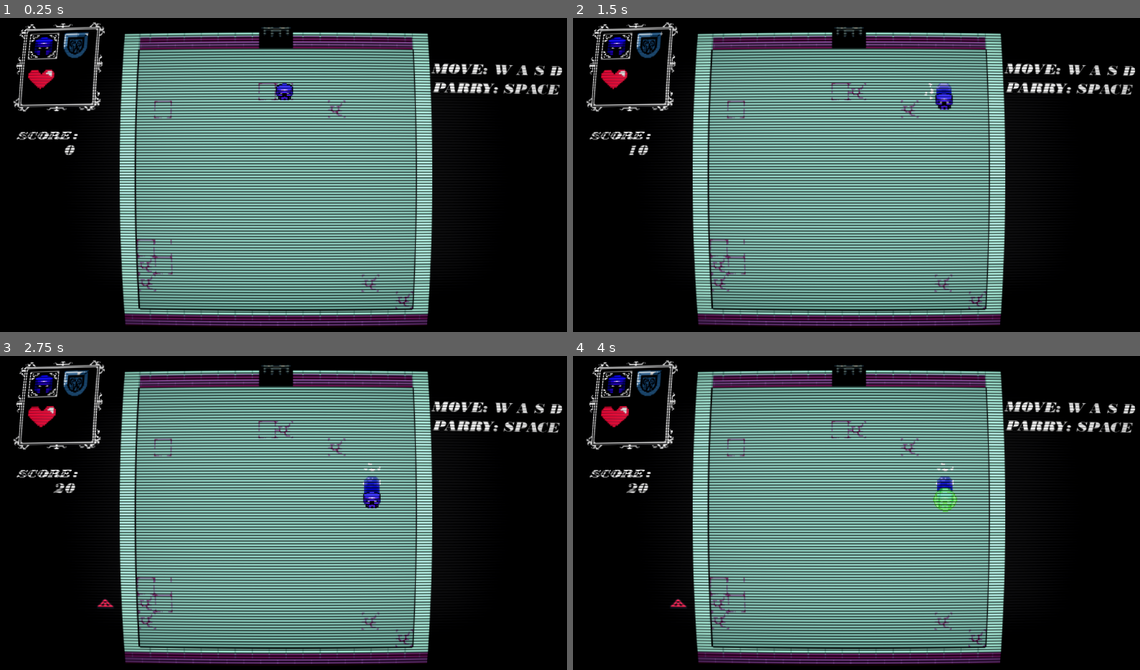
Above: before the commit, frames 1-4 (two rows, left to right).
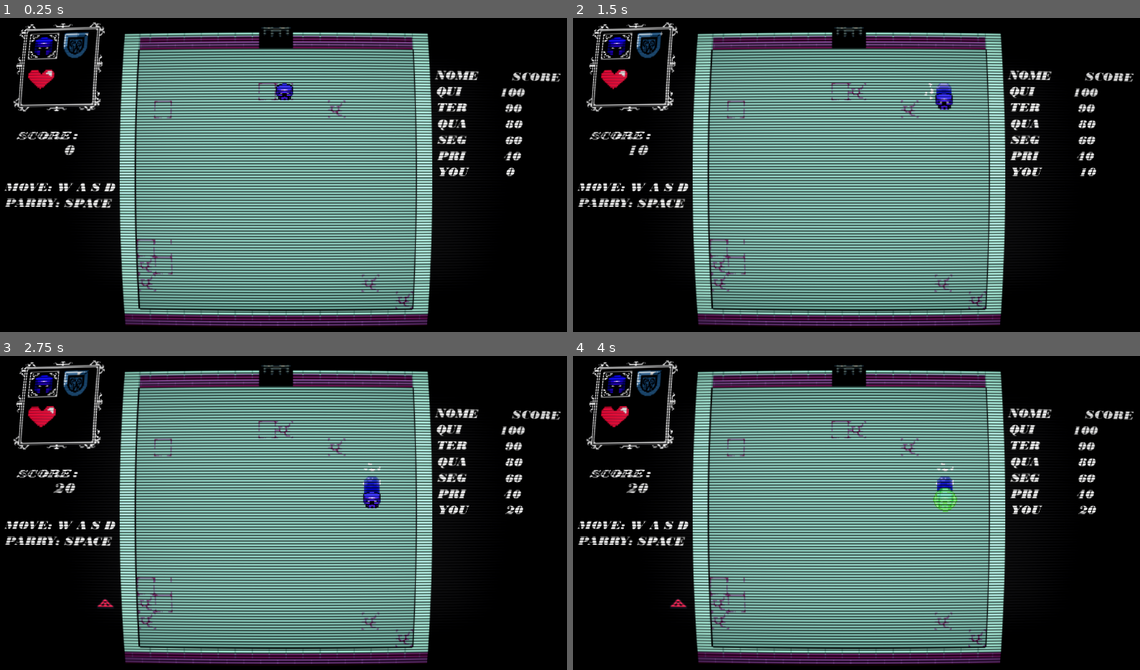
Above: after the commit, the same moments.

Repository: rddtz/gamejamplus
Game: Godot game, scene res://scenes/main.tscn
Same seed, same stepped clock (60 frames per second), same inputs: the game is played once before the commit and once after it. This scene is started directly instead of the project's main scene.
Inputs:
- Up to frame 1 (0.25 s): no input
- Up to frame 2 (1.5 s): tap Enter (enviar) at 0.5, 0.6 s; hold Right (RIGHT) 0.53-1.28 s; hold S (DOWN) from 1.28 s (still down); tap Space (parry_block) at 1.35 s
- Up to frame 3 (2.75 s): release S (DOWN) at 2.03 s; hold Right (RIGHT) from 2.03 s (still down); hold J from 2.03 s (still down)
- Up to frame 4 (4 s): tap Space (parry_block) at 2.75 s; release Right (RIGHT) at 2.78 s; release J at 2.78 s; hold W (UP) 2.78-3.53 s; tap Enter (enviar) at 2.85, 3.5 s; hold A (LEFT) from 3.53 s (still down); hold Space (parry_block) from 3.53 s (still down)

The runs differ from the first frame. In frame 1, 2.7% of the frame differs, in the area x 0-100%, y 14-61%; in frame 2, 2.7%; in frame 3, 2.8%; in frame 4, 2.8%.

Commit message:
bgl mei bugado na hud ainda

Diff:
--- a/plus/leaderboard.csv
+++ b/plus/leaderboard.csv
@@ -16,3 +16,5 @@
 cjf,0
 Ray,1170
 RAY,2230
+KKL,110
+alk,90
--- a/plus/scenes/hud.tscn
+++ b/plus/scenes/hud.tscn
@@ -228,22 +228,37 @@
 theme_override_styles/normal = SubResource("StyleBoxEmpty_sh607")
 horizontal_alignment = 2
 
-[node name="Label" type="Label" parent="."]
+[node name="Controls" type="Label" parent="."]
 anchors_preset = -1
 anchor_left = 0.038
 anchor_top = 0.021
 anchor_right = 0.038
 anchor_bottom = 0.021
-offset_left = 832.224
-offset_top = 73.392
-offset_right = 1098.22
-offset_bottom = 148.392
+offset_left = -32.776
+offset_top = 319.392
+offset_right = 191.224
+offset_bottom = 394.392
 theme_override_colors/font_color = Color(1, 1, 1, 1)
 theme_override_constants/outline_size = 5
 theme_override_fonts/font = ExtResource("2_6610f")
-theme_override_font_sizes/font_size = 30
+theme_override_font_sizes/font_size = 25
 text = "MOVE: W A S D
 PARRY: SPACE"
+
+[node name="Leaders" type="Label" parent="."]
+anchors_preset = -1
+anchor_left = 0.038
+anchor_top = 0.021
+anchor_right = 0.038
+anchor_bottom = 0.021
+offset_left = 838.224
+offset_top = 90.392
+offset_right = 1104.22
+offset_bottom = 165.392
+theme_override_colors/font_color = Color(1, 1, 1, 1)
+theme_override_constants/outline_size = 5
+theme_override_fonts/font = ExtResource("2_6610f")
+theme_override_font_sizes/font_size = 25
 
 [node name="Quebrado" type="AnimatedSprite2D" parent="."]
 position = Vector2(142, 56)
--- a/plus/scripts/final.gd
+++ b/plus/scripts/final.gd
@@ -1,14 +1,13 @@
 extends Control
 
-var NUM_PLAYERS
-
-var leaders = {}
-var final_score = [0,0,0,0,0,0,0]
-var final_names = [0,0,0,0,0,0,0]
-
+var pro = 0
 
 # Called when the node enters the scene tree for the first time.
 func _ready() -> void:
+	print(Global.final_names)
+	print(Global.final_score)
+	print(Global.leaders)
+
 	le_csv()
 	ordena_gambiarra()
 	monta_string()
@@ -19,12 +18,17 @@
 func _process(delta: float) -> void:
 	if Input.is_action_just_pressed("enviar"):
 		_on_enviar_pressed()
+	if pro == 0:
+		print(Global.final_names)
+		print(Global.final_score)
+		print(Global.leaders)
+		pro = 1
 
 func ordena_gambiarra():
-	final_score = leaders.values()
-	if Global.score not in final_score:
-		final_score.append(Global.score)
-	final_score.sort_custom(func(a, b): return a > b)
+	Global.final_score = Global.leaders.values()
+	if Global.score not in Global.final_score:
+		Global.final_score.append(Global.score)
+	Global.final_score.sort_custom(func(a, b): return a > b)
 
 func le_csv():
 	var file_holder = "res://leaderboard.csv"
@@ -33,51 +37,49 @@
 	var linhas = 0
 
 	while !file.eof_reached():
-		linhas+=1
 		aux = file.get_csv_line()
 		if len(aux) == 2:
-			leaders[aux[0]] = int(aux[1])
+			linhas+=1
+			Global.leaders[aux[0]] = int(aux[1])
 
 	if linhas <= 7:
-		NUM_PLAYERS = linhas
+		Global.NUM_PLAYERS = linhas + 1
 	else:
-		NUM_PLAYERS = 7
+		Global.NUM_PLAYERS = 7
 	file.close()
 
 func monta_string():
-	#zerar a array primeiro
-
-	for i in range(NUM_PLAYERS):
-		if leaders.find_key(final_score[i]) == null:
-			final_names[i] = Global.nome
+	for i in range(Global.NUM_PLAYERS):
+		if Global.leaders.find_key(Global.final_score[i]) == null:
+			Global.final_names[i] = Global.nome
 			#print("eh o gremoi")
 		else:
-			final_names[i] = leaders.find_key(final_score[i])
+			Global.final_names[i] = Global.leaders.find_key(Global.final_score[i])
 
 
 func coloca_nomes():
 	$VBoxContainer/Container2/HBoxContainer/nomes.text = "Nomes"
-	for i in range(NUM_PLAYERS):
-		$VBoxContainer/Container2/HBoxContainer/nomes.text += "\n" + str(i+1) + ". " + final_names[i]
+	for i in range(Global.NUM_PLAYERS-1):
+		$VBoxContainer/Container2/HBoxContainer/nomes.text += "\n" + str(i+1) + ". " + Global.final_names[i]
 
 func coloca_scores():
 	$VBoxContainer/Container2/HBoxContainer/scores.text = "Scores"
-	for i in range(NUM_PLAYERS):
-		$VBoxContainer/Container2/HBoxContainer/scores.text += "\n" + str(final_score[i])
+	for i in range(Global.NUM_PLAYERS-1):
+		$VBoxContainer/Container2/HBoxContainer/scores.text += "\n" + str(Global.final_score[i])
 
 
 func _on_enviar_pressed() -> void:
 
 	#mudara o nome de You na leaderboard pelo valor do player
-	leaders[Global.nome] = Global.score
+	Global.leaders[Global.nome] = Global.score
 	ordena_gambiarra()
 	monta_string() #isso deve funcionar
 	coloca_nomes()
 	#atualiza o csv com o novo valor
 	var file_holder = "res://leaderboard.csv"
 	var file = FileAccess.open(file_holder, FileAccess.WRITE)
-	for i in leaders.keys():
-		var tmp = [i, leaders[i]]
+	for i in Global.leaders.keys():
+		var tmp = [i, Global.leaders[i]]
 		file.store_csv_line(tmp)
 	file.close()
 
--- a/plus/scripts/global.gd
+++ b/plus/scripts/global.gd
@@ -6,6 +6,12 @@
 var score = 0
 var nome = "YOU"
 var quebrado
+var contando
+
+var NUM_PLAYERS
+var leaders = {}
+var final_score = [0,0,0,0,0,0,0,0]
+var final_names = [0,0,0,0,0,0,0,0]
 
 # Called when the node enters the scene tree for the first time.
 func _ready() -> void:
--- a/plus/scripts/hud.gd
+++ b/plus/scripts/hud.gd
@@ -2,16 +2,25 @@
 
 var animando = 0
 var idle = 1
+var index = 0
 
 # Called when the node enters the scene tree for the first time.
 func _ready() -> void:
-	pass # Replace with function body.
+	le_csv()
+	ordena_gambiarra()
+	monta_string()
+	mete_leaders()
 
 
 # Called every frame. 'delta' is the elapsed time since the previous frame.
 func _process(delta: float) -> void:
+
 	$VBoxContainer/Label.text = str(Global.score)
+
 	att_escudo()
+
+	atualiza_tabela()
+	mete_leaders()
 
 
 func att_escudo():
@@ -31,3 +40,57 @@
 func _on_quebrado_animation_finished() -> void:
 	if $Quebrado.animation == "quebra_invert" or $Quebrado.animation == "idle":
 		$Quebrado.play("idle")
+
+
+func le_csv():
+	var file_holder = "res://leaderboard.csv"
+	var file = FileAccess.open(file_holder, FileAccess.READ)
+	var aux
+	var linhas = 0
+
+	while !file.eof_reached() && linhas < 5:
+		aux = file.get_csv_line()
+		if len(aux) == 2:
+			linhas+=1
+			Global.leaders[aux[0]] = int(aux[1])
+
+	if linhas <= 7:
+		Global.NUM_PLAYERS = linhas + 1
+	else:
+		Global.NUM_PLAYERS = 7
+	file.close()
+
+func monta_string():
+
+	#print(Global.final_names)
+	#print(Global.NUM_PLAYERS)
+	for i in range(Global.NUM_PLAYERS):
+		#print(Global.final_score)
+		if Global.leaders.find_key(Global.final_score[i]) == null:
+			index = i
+			Global.final_names[i] = Global.nome
+		else:
+			Global.final_names[i] = Global.leaders.find_key(Global.final_score[i])
+
+
+func ordena_gambiarra():
+	Global.final_score = Global.leaders.values()
+	if Global.score not in Global.final_score:
+		Global.final_score.append(Global.score)
+	Global.final_score.sort_custom(func(a, b): return a > b)
+
+
+func mete_leaders():
+	$Leaders.text = "NOME	        SCORE"
+	for i in range(Global.NUM_PLAYERS):
+		$Leaders.text += "\n" + Global.final_names[i] + "         " + str(Global.final_score[i])
+
+
+func atualiza_tabela():
+	Global.final_score[index] = Global.score
+	if index != 0 and Global.score > Global.final_score[index-1]:
+		Global.final_score[index] = Global.final_score[index-1]
+		Global.final_names[index] = Global.final_names[index-1]
+		Global.final_score[index-1] = Global.score
+		Global.final_names[index-1] = Global.nome
+		index-=1
--- a/plus/scripts/player.gd
+++ b/plus/scripts/player.gd
@@ -40,6 +40,8 @@
 
 func _ready() -> void:
 	animation_player.play("RESET")
+	Global.contando = true
+	Global.score = 0
 
 func move_false():
 	moving = false
@@ -186,6 +188,7 @@
 		$deathSound.pitch_scale = randf_range(1.0,1.15)
 		$deathSound.play()
 		animation.play("morte")
+		Global.contando = false
 
 
 	#get_tree().reload_current_scene()
--- a/plus/scripts/timer.gd
+++ b/plus/scripts/timer.gd
@@ -13,5 +13,6 @@
 
 
 func _on_timer_timeout() -> void:
-	Global.score += 10
+	if Global.contando:
+		Global.score += 10
 #	print(Global.score)
Binary file changed: plus/leaderboard.40.translation
